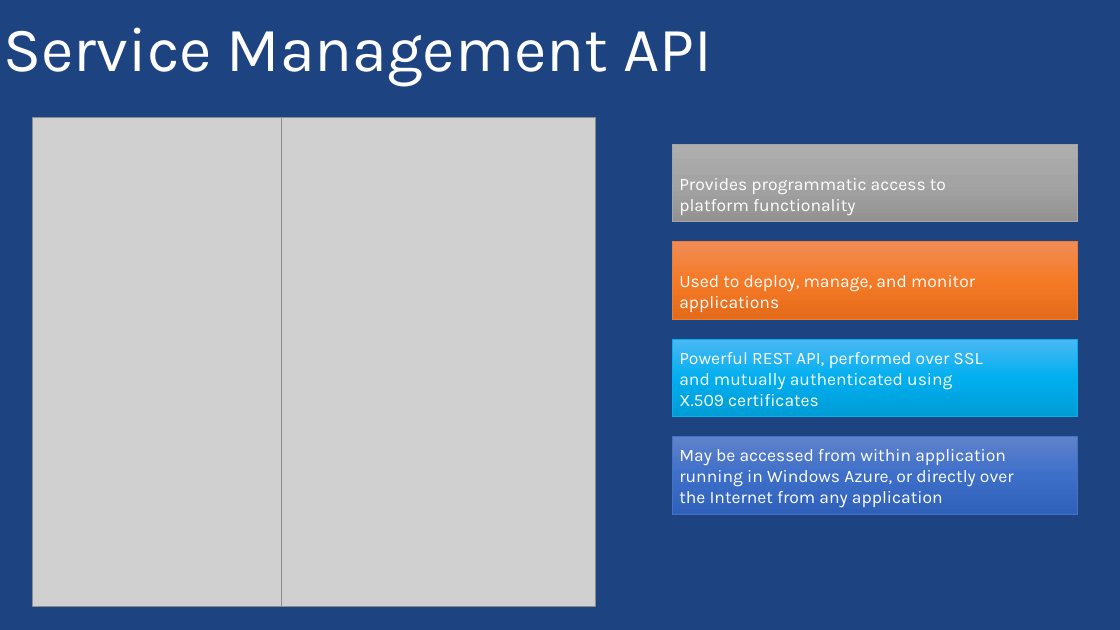
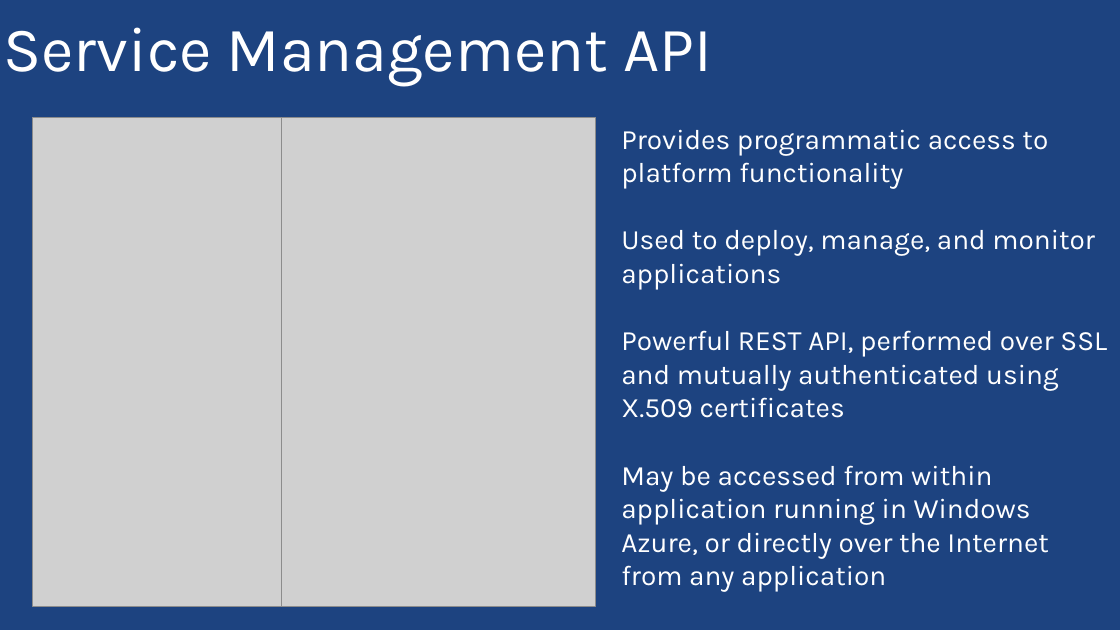
Before and after one commit to PyroJoke/AzureBootcamp2015Kharkiv, a slide deck: slide 3 of Virtual Machines Automated Deployment/Global Azure Bootcamp - Automating Azure VMs with Powershell.pptx. Drawn at 1120x630 pixels with LibreOffice and Linux fonts; fonts in the diff are those of the drawing; grey boxes stand for pictures; background and template pictures are left out. Boxes give left, top, right and bottom in pixels: in the first picture for what was removed or moved away, otherwise in the second. Text is boxed around its words. In the diff, an @@ line names an element or a change of style, - is before the commit and + after.

```diff
--- a/Virtual Machines Automated Deployment/Global Azure Bootcamp - Automating Azure VMs with Powershell.pptx
+++ b/Virtual Machines Automated Deployment/Global Azure Bootcamp - Automating Azure VMs with Powershell.pptx
@@ text added at [621, 129, 1107, 592], 24 pt, text #FFFFFF @@
+Provides programmatic access to
+platform functionality
+Used to deploy, manage, and monitor applications
+Powerful REST API, performed over SSL and mutually authenticated using X.509 certificates
+May be accessed from within application running in Windows Azure, or directly over the Internet from any application
@@ group removed at [672, 144, 1077, 514]: 4 rectangles @@
-Provides programmatic access to
-platform functionality
-Used to deploy, manage, and monitor applications
-Powerful REST API, performed over SSL
-and mutually authenticated using
-X.509 certificates
-May be accessed from within application running in Windows Azure, or directly over
-the Internet from any application
```
Also in this commit, not shown: 14 other slides changed, 4 slides removed, 2 other files.
